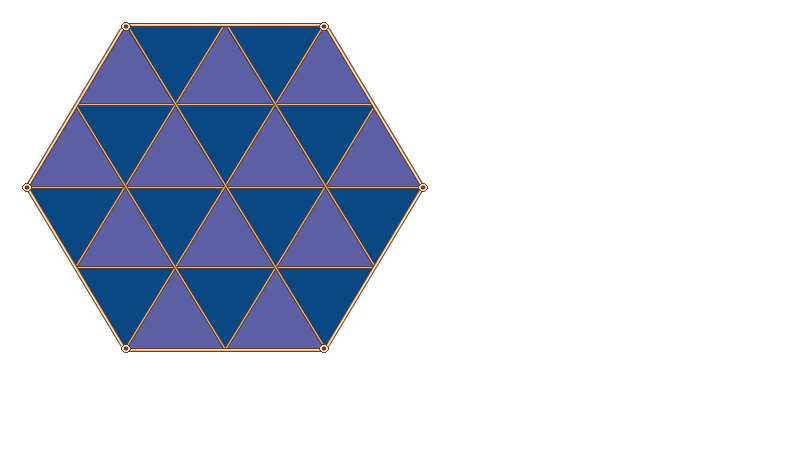
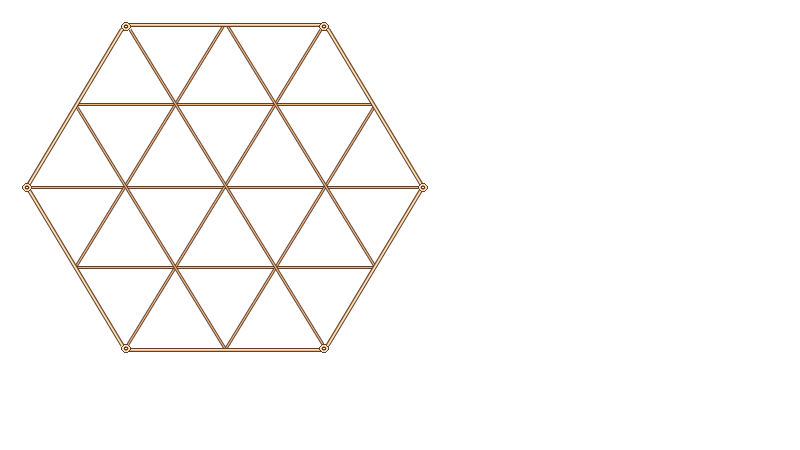
Before/after of a 800 × 450 layered artwork. What changed in the layer stack:
hid "Grille" (2nd of 2) over [26, 26, 424, 349]
